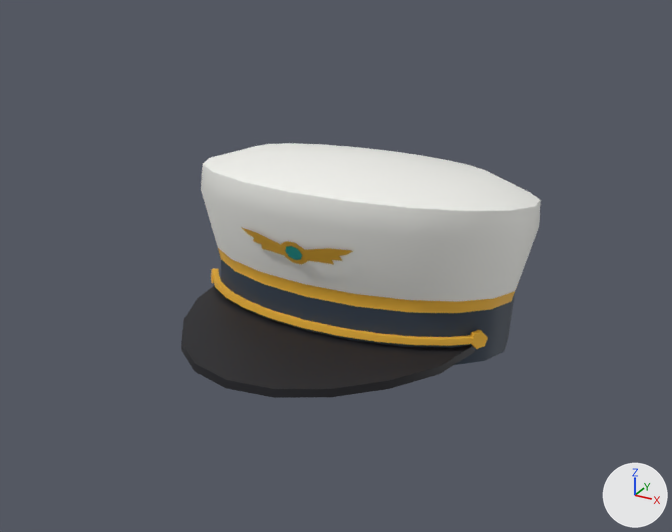
The FBX model Overbooked/arte/accesorios/GorraPiloto.fbx: old version first, new version second.
Camera for both pictures: a 50 mm camera at (1.48, -2.78, 1.69) aimed at (0.02, -0.11, 0.36). The lights are fixed; the arrows at lower right show +X, +Y and +Z. The picture after the commit comes second.

The first picture shows 'GorraPiloto'.
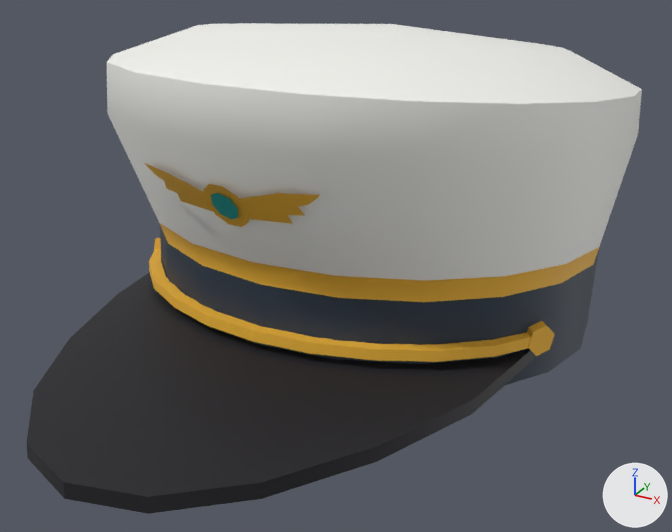
The edits, one by one:
me_gorrapiloto is used by ob_gorrapiloto; location (0.0, 0.0, 0.0).
me_gorrapiloto had 283 vertices, 296 faces and spanned x -0.64..0.64, y -0.75..0.75, z 0.0..0.75.
me_gorrapiloto now has 283 vertices, 296 faces and spans x -0.9..0.9, y -1.435..1.435, z 0.0..1.21.
me_gorrapiloto part 1: the loose piece of 58 vertices spanning x -0.552..0.538, y -0.75..-0.016, z 0.117..0.207 is multiplied about its middle by the matrix ((1.406, 0.0, 0.0), (0.0, 1.938, -0.126), (0.0, 0.064, 1.677)), then moved by (-0.003, -0.338, 0.052).
me_gorrapiloto part 2: a new loose piece of 121 vertices spanning x -0.9..0.9, y -0.82..1.435, z 0.0..1.21, in mat_kitextra_palette (picture img_accesorios_palette_png).
me_gorrapiloto part 3: a new loose piece of 44 vertices spanning x -0.785..0.785, y -0.624..-0.095, z 0.244..0.327, in mat_kitextra_palette (picture img_accesorios_palette_png).
me_gorrapiloto part 4: 8 loose pieces with 225 vertices, spanning x -0.64..0.64, y -0.404..0.75, z 0.0..0.75, are deleted.
Part 5, on me_gorrapiloto:
12 vertices are added at x -0.814..-0.731, y -0.179..-0.062, z 0.211..0.319.
14 new faces join them.
Part 6, on me_gorrapiloto:
12 vertices are added at x 0.731..0.814, y -0.182..-0.059, z 0.213..0.316.
14 new faces join them.
Part 7, on me_gorrapiloto:
36 vertices are added at x -0.304..0.304, y -0.776..-0.69, z 0.704..0.859.
28 new faces join them.

Boxes [x1, y1, x2, y2] around the edits, measured in the pictures (672 x 532 px; the box of a moved part takes in the faces that stretch with it):
'GorraPiloto', reshaped (71% wider, 92% taller): before [181, 143, 541, 398]; after [26, 23, 642, 514]
part 1 of me_gorrapiloto, moved or reshaped: before [181, 285, 475, 398]; after [26, 272, 534, 514]
part 2 of me_gorrapiloto, added: after [106, 23, 642, 385]
part 3 of me_gorrapiloto, added (orange): after [149, 249, 531, 362]
part 4 of me_gorrapiloto, deleted: before [201, 143, 541, 365]
part 5 of me_gorrapiloto, added: after [154, 238, 161, 250]
part 6 of me_gorrapiloto, added (brown): after [527, 321, 555, 356]
part 7 of me_gorrapiloto, added (brown): after [144, 163, 320, 227]
